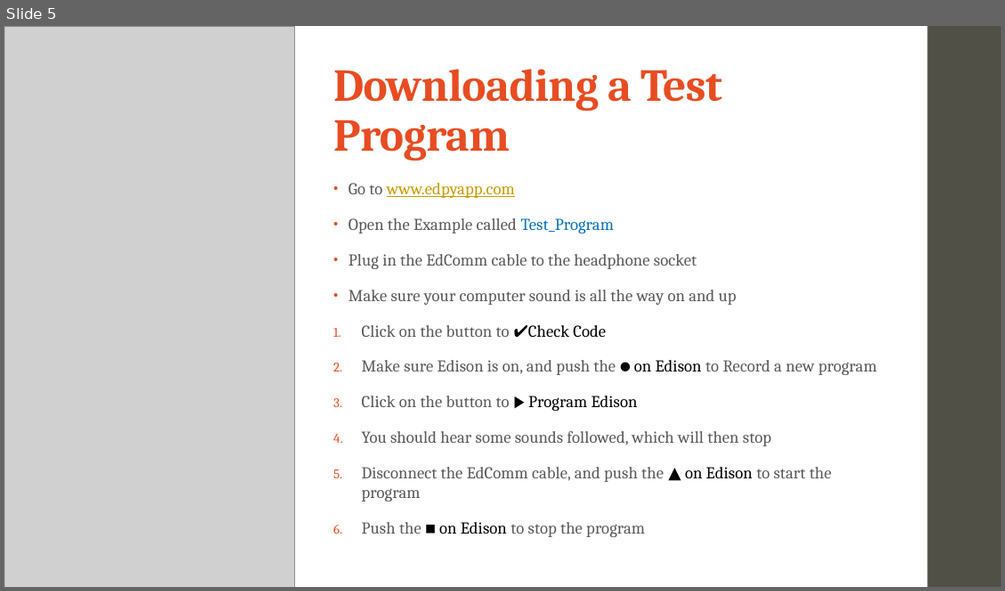
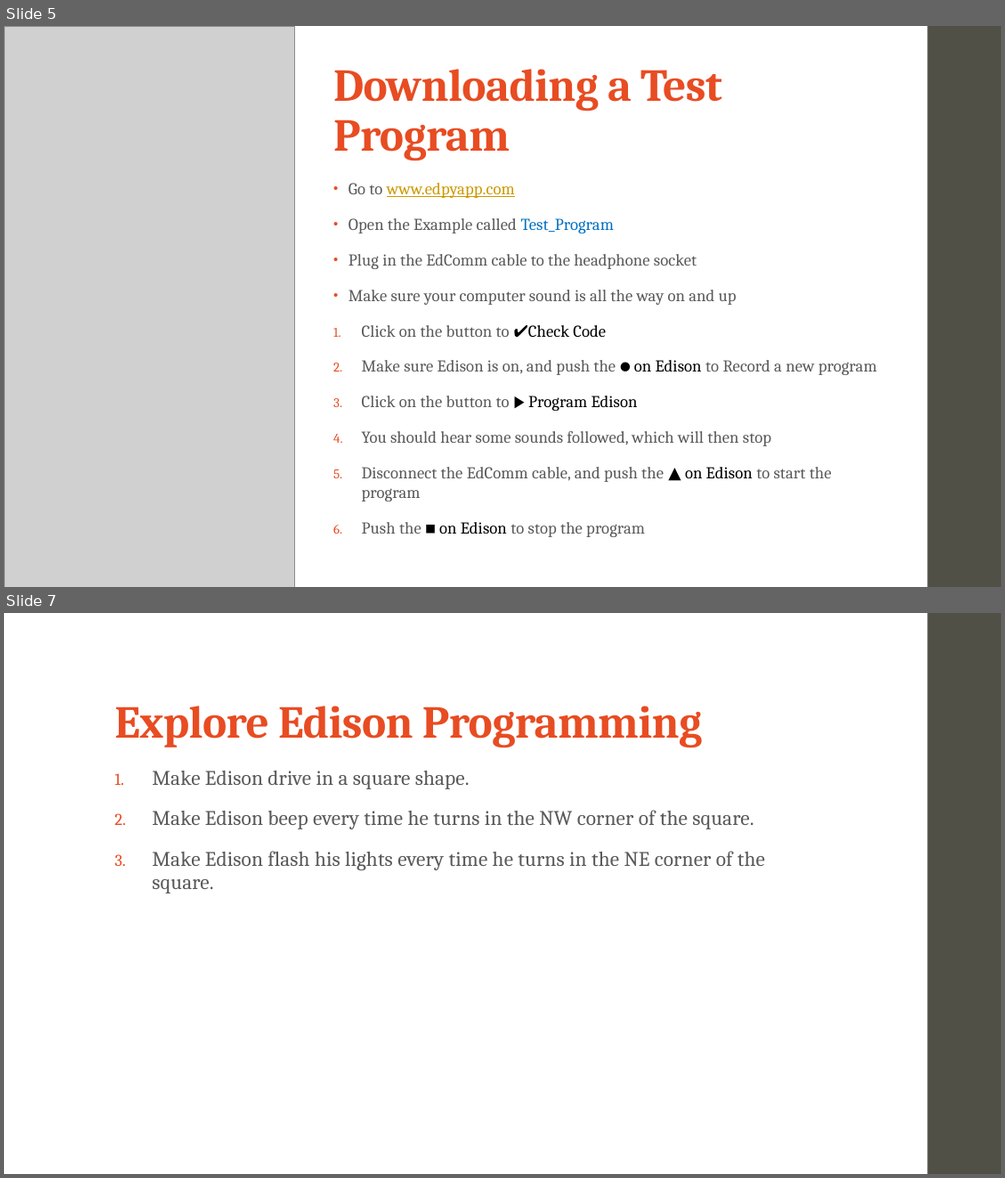
Before and after one commit to sudocrystal/uw-cse-da-startup, a slide deck: edison/01_meet_edison.pptx. Shown one above the other, each under a label of ours: slide 5 before the commit, slides 5 and 7 after it; the slides between them are not shown. The pictures are 1005x591 and 1005x1178 pixels, drawn with LibreOffice and Linux fonts; fonts in the diff are those of the drawing; grey boxes stand for pictures. Boxes give left, top, right and bottom in pixels: in the first picture for what was removed or moved away, otherwise in the second. Text is boxed around its words. In the diff, an @@ line names an element or a change of style, - is before the commit and + after.

Commit message:
adds ppts for lesson introductions - edison

```diff
--- a/edison/01_meet_edison.pptx
+++ b/edison/01_meet_edison.pptx
@@ slide 7 added at (x1=4, y1=613, x2=1001, y2=1174), background #FFFFFF; not listed: 1 template element that a slide beside it also shows @@
@@ title added at (x1=114, y1=706, x2=702, y2=747), 44 pt, text #E84C22, bold @@
+Explore Edison Programming
@@ text added at (x1=152, y1=771, x2=765, y2=893), 20 pt, text #595959 @@
+1. Make Edison drive in a square shape.
+2. Make Edison beep every time he turns in the NW corner of the square.
+3. Make Edison flash his lights every time he turns in the NE corner of the square.
```
Also in this commit, not shown: 1 slide changed, 2 other slides added, 1 other file.
